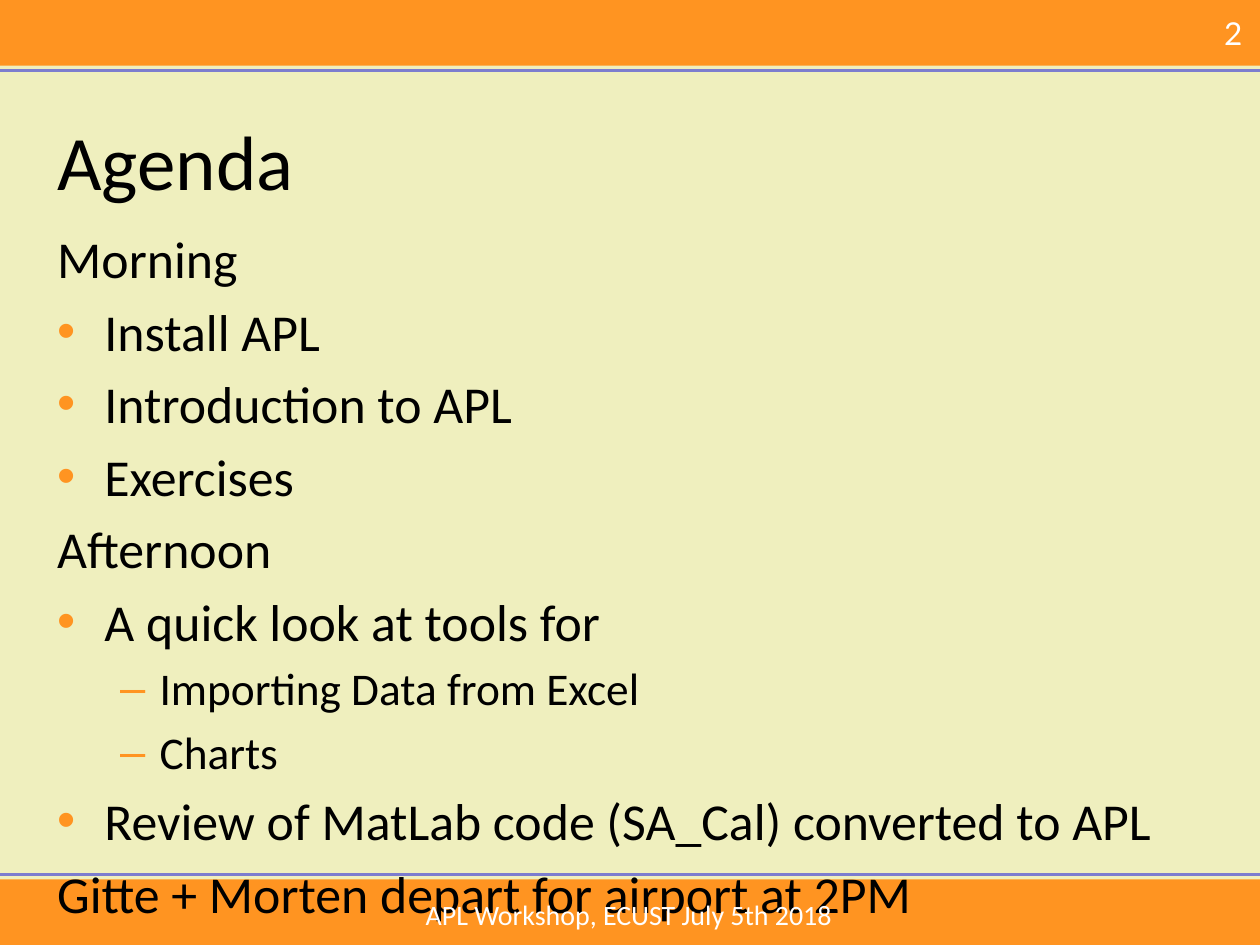
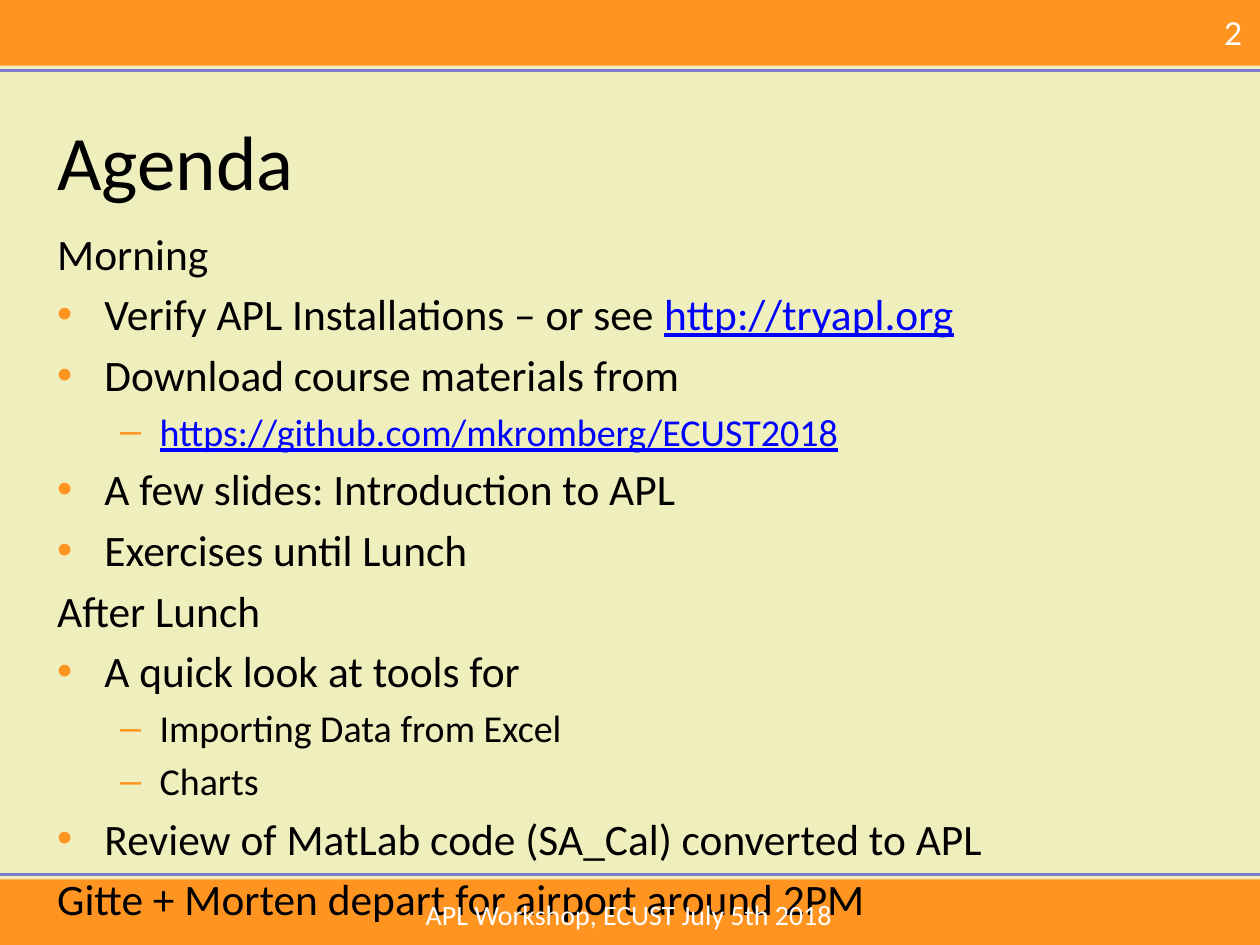
Before and after one commit to mkromberg/ECUST2018, a slide deck: slide 2 of Intro.pptx. Drawn at 1260x945 pixels with LibreOffice and Linux fonts; fonts in the diff are those of the drawing; background and template pictures are left out. Boxes give left, top, right and bottom in pixels: in the first picture for what was removed or moved away, otherwise in the second. Text is boxed around its words. In the diff, an @@ line names an element or a change of style, - is before the commit and + after.

Commit message:
Updated Presentation

```diff
--- a/Intro.pptx
+++ b/Intro.pptx
@@ text at (57,240,982,861): size 29.6 to 24.8 pt in "Morning", "A quick look at tools for", "Review of MatLab code (SA_Cal) converted to ..."; size 25.9 to 21.7 pt in "Importing Data from Excel", "Charts" @@
@@ text at (57,300,953,628): text changed; size 29.6 to 24.8 pt @@
-• Install APL
-• Introduction to APL
-• Exercises
-Afternoon
+• Verify APL Installations – or see http://tryapl.org
+• Download course materials from
+  – https://github.com/mkromberg/ECUST2018
+• A few slides: Introduction to APL
+• Exercises until Lunch
+After Lunch
@@ text at (57,885,864,927): text changed; size 29.6 to 24.8 pt @@
-Gitte + Morten depart for airport at 2PM
+Gitte + Morten depart for airport around 2PM
```
Also in this commit, not shown: 6 other slides changed, 5 slides added, 7 slides removed, 1 other file.
